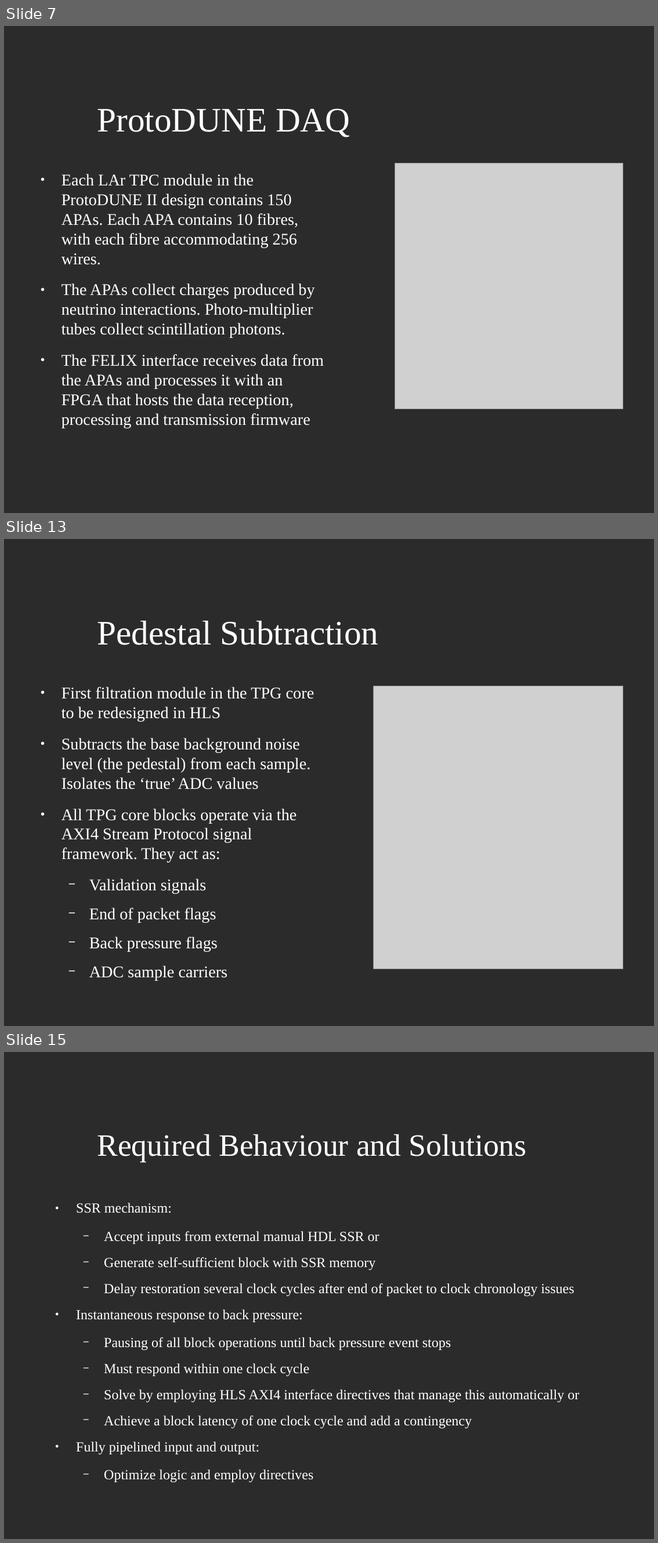
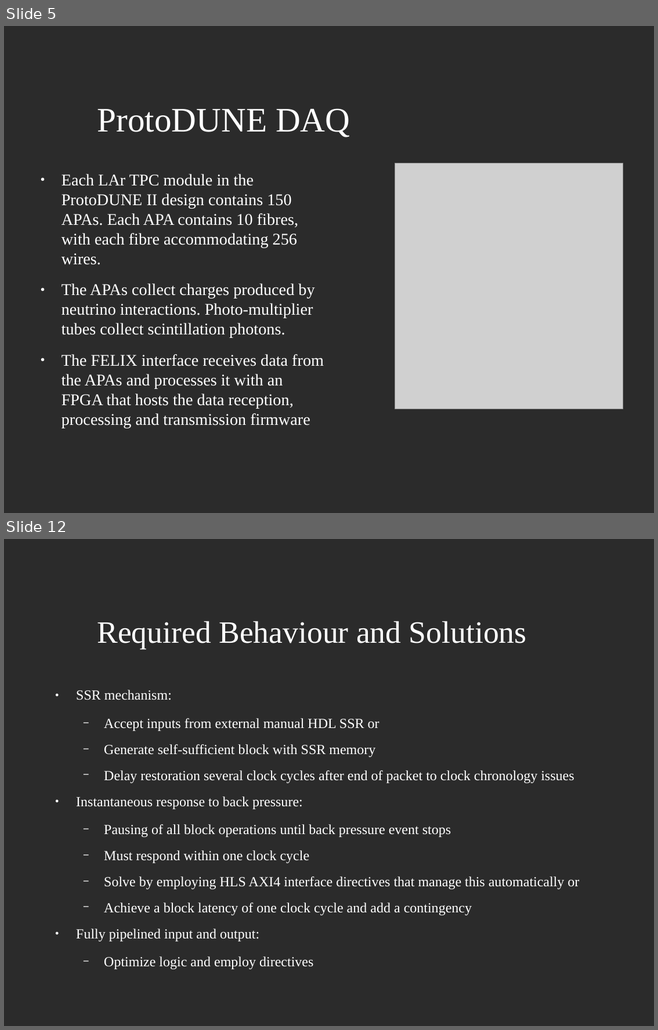
Before and after one commit to JoshCodesPhysics/dune_project, a slide deck: dune_notes/dune_pres/dune_project_pres.odp. Shown one above the other, each under a label of ours: slides 7, 13 and 15 before the commit, slides 5 and 12 after it; the slides between them are not shown. The pictures are 658x1543 and 658x1030 pixels, drawn with LibreOffice and Linux fonts; fonts in the diff are those of the drawing; grey boxes stand for pictures; background and template pictures are left out; a plain dark background stands for a picture behind light text. Boxes give left, top, right and bottom in pixels: in the first picture for what was removed or moved away, otherwise in the second. Text is boxed around its words. In the diff, an @@ line names an element or a change of style, - is before the commit and + after.

```diff
--- a/dune_notes/dune_pres/dune_project_pres.odp
+++ b/dune_notes/dune_pres/dune_project_pres.odp
@@ slide 13 removed at (4,539,654,1026), background picture (left out) @@
@@ title removed at (97,621,379,645) @@
-Pedestal Subtraction
@@ text removed at (61,687,314,980) @@
-● First filtration module in the TPG core to be redesigned in HLS
-● Subtracts the base background noise level (the pedestal) from each sample. Isolates the ‘true’ ADC values
-● All TPG core blocks operate via the AXI4 Stream Protocol signal framework. They act as:
-  − Validation signals
-  − End of packet flags
-  − Back pressure flags
-  − ADC sample carriers
@@ picture removed at (373,686,623,969) @@
@@ what was slide 7 is now slide 5 @@
@@ what was slide 15 is now slide 12 @@
```
Also in this commit, not shown: 4 slides changed, 3 slides added, 5 other slides removed, 1 other file.
